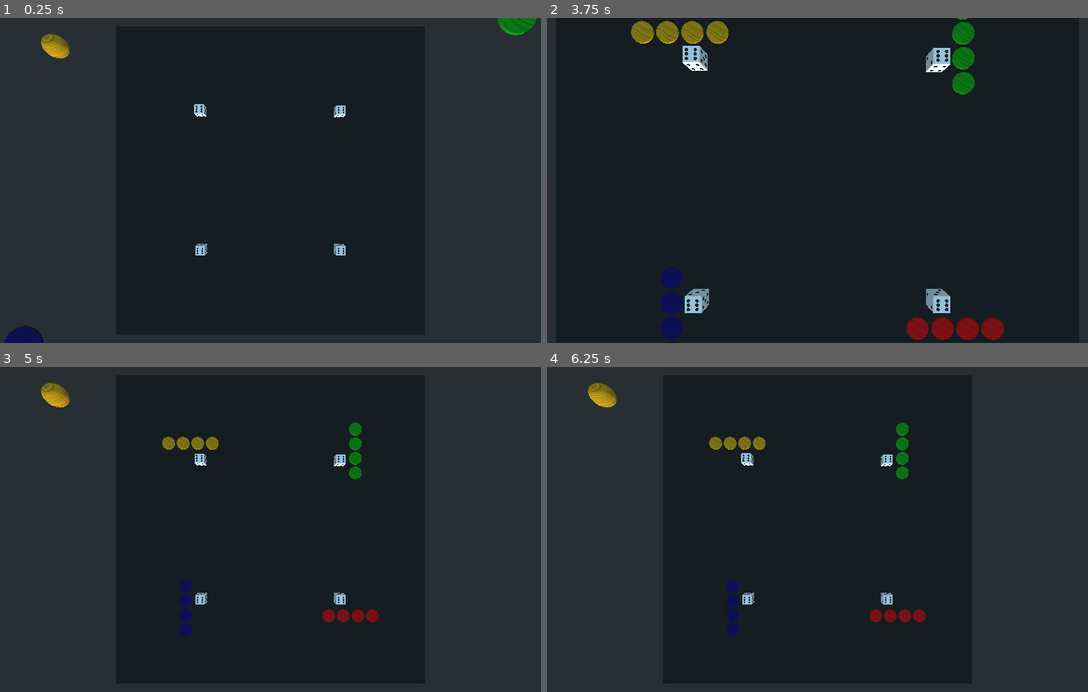
Above: before the commit, frames 1-4 (two rows, left to right).
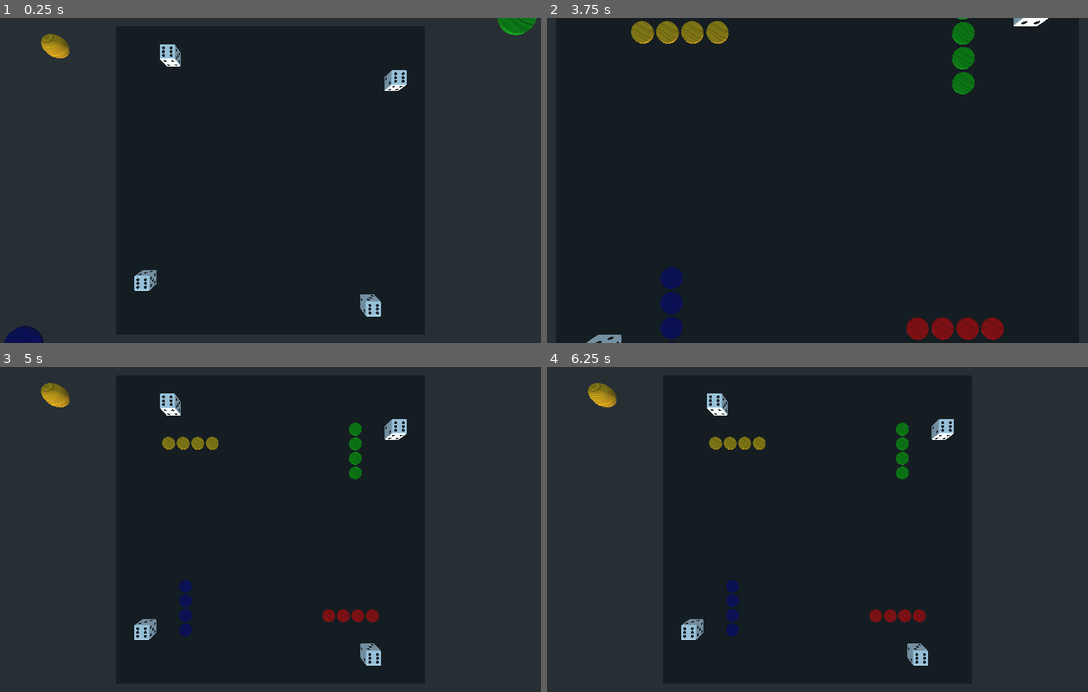
Above: after the commit, the same moments.

Repository: turulomio/gdparchis
Game: Godot game, scene res://scenes/Game4.tscn
Same seed, same stepped clock (60 frames per second), same inputs: the game is played once before the commit and once after it.
Inputs (mouse positions are in pixels of both pictures, inside the frame that each line leads up to):
- Up to frame 1 (0.25 s): no input
- Up to frame 2 (3.75 s): move the mouse to (941, 164) at 0.52 s; click (941, 164) at 0.6 s; right-click (941, 164) at 0.8 s; move the mouse to (703, 196) at 1.27 s; right-click (703, 196) at 1.35 s; click (703, 196) at 1.55 s; move the mouse to (871, 109) at 2.02 s; click (871, 109) at 2.1 s; right-click (871, 109) at 2.3 s; move the mouse to (790, 245) at 2.77 s; right-click (790, 245) at 2.85 s; click (790, 245) at 3.05 s; move the mouse to (985, 229) at 3.52 s; tap Z (zoom_in) at 3.6 s; click (985, 229) at 3.67 s
- Up to frame 3 (5 s): right-click (438, 578) at 3.8 s; move the mouse to (102, 480) at 4.27 s; tap A (zoom_out) at 4.35 s; click (102, 480) at 4.55 s
- Up to frame 4 (6.25 s): move the mouse to (844, 529) at 5.02 s; click (844, 529) at 5.1 s; right-click (844, 529) at 5.3 s; move the mouse to (736, 448) at 5.77 s; right-click (736, 448) at 5.85 s; click (736, 448) at 6.05 s

The runs differ from the first frame. In frame 1, 1.0% of the frame differs, in the area x 24-76%, y 8-92%; in frame 2, 1.3%, in the area x 7-93%, y 0-100%; in frame 3, 1.0%; in frame 4, 1.1%.

Commit message:
Improving

Diff:
--- a/scenes/Dice.gd
+++ b/scenes/Dice.gd
@@ -19,13 +19,13 @@
 func set_position(h):
 	match(self.id):
 		0:
-			self.global_transform.origin=Vector3(-14,h,-14)
+			self.global_transform.origin=Vector3(-20,h,-25)
 		1:
-			self.global_transform.origin=Vector3(-14,h,14)
+			self.global_transform.origin=Vector3(-25,h,20)
 		2:
-			self.global_transform.origin=Vector3(14,h,14)
+			self.global_transform.origin=Vector3(20,h,25)
 		3:
-			self.global_transform.origin=Vector3(14,h,-14)
+			self.global_transform.origin=Vector3(25,h,-20)
 
 
 func launch():
@@ -74,9 +74,28 @@
 			self.value=1
 			#$Dices.play()
 
+func prepare_to_launch():
+	self.player.can_move_dice=true
+	self.value=null
+	self.set_physics_process(true)
+
 
 func on_clicked():
 	self.animation_waiting_grades=0
 	self.launch()
 	yield(self, "dice_got_value")
-	self.player.can_move_pieces=true
+
+	if self.player.dice_throws_has_three_sixes() and self.player.last_piece_moved!=null:
+		$ThreeSix.play()
+		self.player.last_piece_moved.move_to_route_position(0,true)
+		yield(self.player.last_piece_moved,"piece_moved")
+		self.player.game.players.change_current_player()
+		return
+
+	if self.player.can_some_piece_move():
+		self.player.can_move_pieces=true
+	else:
+		if self.player.can_move_dice_again():
+			self.player.dice.prepare_to_launch()
+		else:
+			self.player.game.players.change_current_player()
--- a/scenes/Dice.tscn
+++ b/scenes/Dice.tscn
@@ -1,7 +1,8 @@
-[gd_scene load_steps=4 format=2]
+[gd_scene load_steps=5 format=2]
 
 [ext_resource path="res://models/Dice.glb" type="PackedScene" id=1]
 [ext_resource path="res://scenes/Dice.gd" type="Script" id=2]
+[ext_resource path="res://sounds/threesix.wav" type="AudioStream" id=3]
 
 [sub_resource type="BoxShape" id=2]
 
@@ -9,11 +10,12 @@
 mass = 100.0
 script = ExtResource( 2 )
 
+[node name="dice2" parent="." instance=ExtResource( 1 )]
+transform = Transform( 1.47, 0, 0, 0, 1.47, 0, 0, 0, 1.47, 0, 0, 0 )
+
 [node name="CollisionShape" type="CollisionShape" parent="."]
-transform = Transform( 0.97, 0, 0, 0, 0.97, 0, 0, 0, 0.97, 0, 0, 0 )
+transform = Transform( 1.47, 0, 0, 0, 1.47, 0, 0, 0, 1.47, 0, 0, 0 )
 shape = SubResource( 2 )
-
-[node name="dice2" parent="CollisionShape" instance=ExtResource( 1 )]
 
 [node name="RC1" type="RayCast" parent="."]
 enabled = true
@@ -47,3 +49,6 @@
 enabled = true
 cast_to = Vector3( 0, 1.5, 0.1 )
 collide_with_areas = true
+
+[node name="ThreeSix" type="AudioStreamPlayer" parent="."]
+stream = ExtResource( 3 )
--- a/scenes/Piece.gd
+++ b/scenes/Piece.gd
@@ -123,7 +123,14 @@
 	self.route=p
 
 func can_move_to_route_position(_route_position):
+	var square_initial=self.square()
 	var square_final=self.route.square_at(_route_position)
+	##DEbe sacar si es un 5
+	if self.player.last_throw()==5 and self.player.are_all_pieces_out_of_home()==false and self.route.square_at(1).pieces.size()<2 and self.position_route!=0:
+		return false
+
+	if square_initial.type==Globals.eSquareTypes.START and self.player.last_throw()!=5:
+		return false
 
 	if square_final==null:
 		return false
@@ -141,7 +148,7 @@
 
 
 	#Logical move
-	if square_initial!=null: #Debug only
+	if Globals.debug==false: #Debug only
 		square_initial.pieces[self.square_position]=null
 
 	var new_square_position=square_final.empty_position()
@@ -166,11 +173,23 @@
 		else:
 			self.scale=Vector3(1,1,1)
 
+func squares_to_move():
+	if self.square().type==Globals.eSquareTypes.START and self.player.last_throw()==5:
+		return 1
+	elif self.player.are_all_pieces_out_of_home() and self.player.last_throw()==6:
+		return 7
+	else:
+		return self.player.last_throw()
+
 
 func on_clicked():
-	if self.can_move_to_route_position(self.route_position+self.player.squares_to_move()):
-		self.move_to_route_position(self.route_position+self.player.squares_to_move(),true)
+	if self.can_move_to_route_position(self.route_position+self.squares_to_move()):
+		self.move_to_route_position(self.route_position+self.squares_to_move(),true)
 		yield(self,"piece_moved")
+		self.player.last_piece_moved=self
+	else: # Ha pulsado una ficha que no se puede mover
+		$Click.play()
+		return
 
 	## Check if player can continue playing
 	if self.player.can_move_other_piece()==true:
--- a/scenes/Piece.tscn
+++ b/scenes/Piece.tscn
@@ -1,7 +1,8 @@
-[gd_scene load_steps=6 format=2]
+[gd_scene load_steps=7 format=2]
 
 [ext_resource path="res://scenes/Piece.gd" type="Script" id=1]
 [ext_resource path="res://images/wood.png" type="Texture" id=2]
+[ext_resource path="res://sounds/click.wav" type="AudioStream" id=3]
 
 [sub_resource type="CylinderMesh" id=4]
 
@@ -21,3 +22,6 @@
 [node name="CollisionShape" type="CollisionShape" parent="."]
 transform = Transform( 1, 0, 0, 0, 0.1, 0, 0, 0, 1, 0, 0, 0 )
 shape = SubResource( 3 )
+
+[node name="Click" type="AudioStreamPlayer" parent="."]
+stream = ExtResource( 3 )
--- a/scenes/Player.gd
+++ b/scenes/Player.gd
@@ -13,6 +13,7 @@
 var can_move_pieces: bool = false
 var dice_throws=[]
 var extra_moves=[]
+var last_piece_moved=null
 
 
 func _init(node_id):
@@ -55,9 +56,6 @@
 func last_throw():
 	return self.dice_throws[self.dice_throws.size()-1]
 
-func squares_to_move():
-	return self.last_throw()
-
 ## Returns if player is game current player
 func is_current():
 	if self == self.game.players.current:
@@ -69,6 +67,11 @@
 		return true
 	return false
 
+func dice_throws_has_three_sixes():
+	if self.dice_throws.size()==3 and self.dice_throws[0]==6 and self.dice_throws[1]==6 and self.dice_throws[2]==6:
+		return true
+	return false
+
 func can_move_other_piece():
 	return false
 
@@ -76,3 +79,15 @@
 	if self.last_throw_was_a_six():
 		return true
 	return false
+
+func are_all_pieces_out_of_home():
+	for p in self.pieces:
+		if p.route_position==0:
+			return false
+	return true
+
+func can_some_piece_move():
+	for p in self.pieces:
+		if p.can_move_to_route_position(p.route_position+p.squares_to_move()):
+			return true
+	return false
